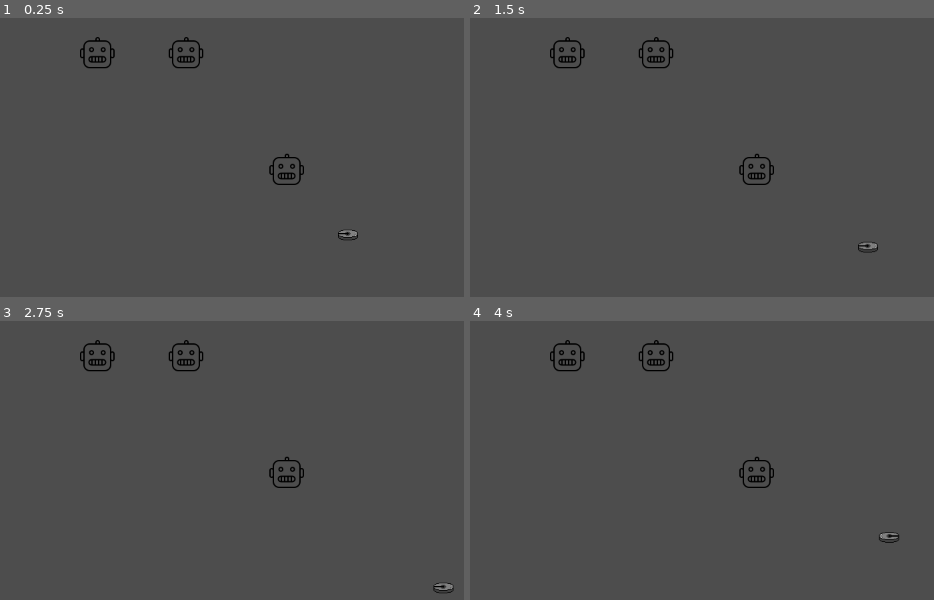
Above: before the commit, frames 1-4 (two rows, left to right).
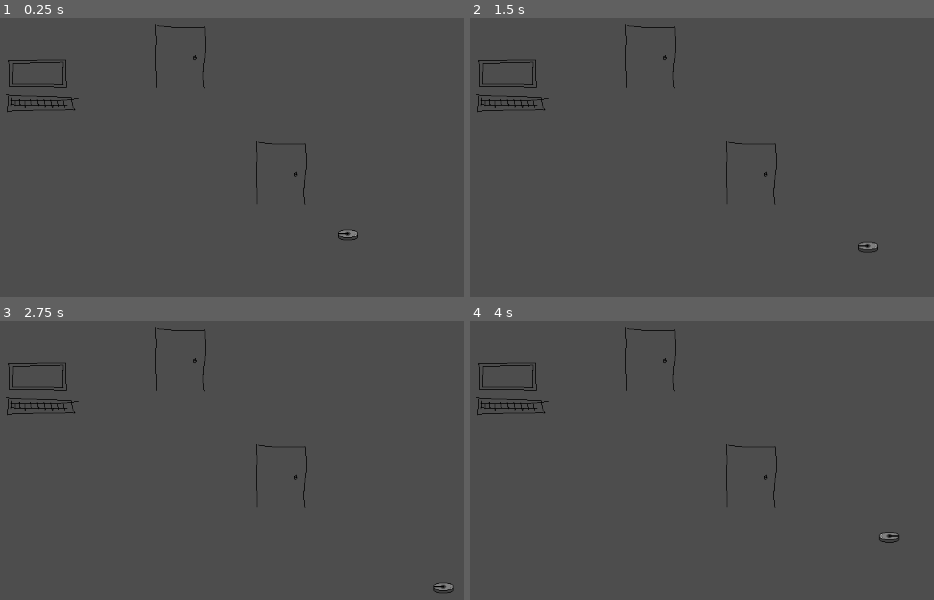
Above: after the commit, the same moments.

Repository: Black-Sheep-Studios/wire-hacking-robots
Game: Godot game, scene res://game.tscn
Two runs of this game, one before a commit and one after it. Both use one fixed random seed, a clock stepped at 60 frames per second and the inputs below.
Inputs (mouse positions are in pixels of both pictures, inside the frame that each line leads up to):
- Up to frame 1 (0.25 s): no input
- Up to frame 2 (1.5 s): tap Enter at 0.5 s; move the mouse to (outside the picture) at 0.52 s; hold D (move_right) 0.53-1.28 s; tap Space (primary_action) at 0.6, 1.35 s; move the mouse to (650, 224) at 1.27 s; hold S (move_down) from 1.28 s (still down)
- Up to frame 3 (2.75 s): move the mouse to (422, 418) at 2.02 s; release S (move_down) at 2.03 s; hold D (move_right) from 2.03 s (still down); tap Space (primary_action) at 2.1 s
- Up to frame 4 (4 s): tap Space (primary_action) at 2.75, 2.85, 3.6 s; move the mouse to (771, 588) at 2.77 s; release D (move_right) at 2.78 s; hold W (move_up) 2.78-3.53 s; move the mouse to (outside the picture) at 3.52 s; hold A (move_left) from 3.53 s (still down)

The runs differ from the first frame. In frame 1, 1.3% of the frame differs, in the area x 1-67%, y 2-67%; in frame 2, 1.3%; in frame 3, 1.3%; in frame 4, 1.3%.

Commit message:
placeholder computer, door sprites

Diff:
--- a/game/world/door.gd
+++ b/game/world/door.gd
@@ -3,7 +3,7 @@
 extends Node2D
 
 
-@onready var sprite: Sprite2D = $Sprite
+@onready var sprite: AnimatedSprite2D = $Sprite
 @export var open_trigger: Trigger
 
 var is_open: bool = false
@@ -16,3 +16,7 @@
 func _toggle() -> void:
 	is_open = !is_open
 	print("Door ", get_path(), " is open:", is_open)
+	if is_open:
+		sprite.play("open")
+	else:
+		sprite.play("close")
--- /dev/null
+++ b/game/world/door_spritesheet.tres
@@ -0,0 +1,30 @@
+[gd_resource type="SpriteFrames" load_steps=4 format=3 uid="uid://k12rtg016xot"]
+
+[ext_resource type="Texture2D" uid="uid://bjoryiko1ile1" path="res://assets/graphics/door.png" id="1_02us2"]
+
+[sub_resource type="AtlasTexture" id="AtlasTexture_4v1sd"]
+atlas = ExtResource("1_02us2")
+region = Rect2(0, 0, 128, 128)
+
+[sub_resource type="AtlasTexture" id="AtlasTexture_ahm7j"]
+atlas = ExtResource("1_02us2")
+region = Rect2(0, 128, 128, 128)
+
+[resource]
+animations = [{
+"frames": [{
+"duration": 1.0,
+"texture": SubResource("AtlasTexture_4v1sd")
+}],
+"loop": true,
+"name": &"close",
+"speed": 5.0
+}, {
+"frames": [{
+"duration": 1.0,
+"texture": SubResource("AtlasTexture_ahm7j")
+}],
+"loop": true,
+"name": &"open",
+"speed": 5.0
+}]
--- a/scenes/test/test_overworld.tscn
+++ b/scenes/test/test_overworld.tscn
@@ -7,23 +7,24 @@
 [ext_resource type="Script" path="res://game/robot/robot_stats.gd" id="4_fhs0o"]
 [ext_resource type="Script" path="res://game/world/door.gd" id="5_871bv"]
 [ext_resource type="Script" path="res://game/entities/trigger.gd" id="6_h3vra"]
-[ext_resource type="Texture2D" uid="uid://b8hjnp51lroil" path="res://assets/graphics/temp_robot.svg" id="6_kndo3"]
 [ext_resource type="Script" path="res://game/entities/open_interaction.gd" id="6_lyq78"]
 [ext_resource type="PackedScene" uid="uid://du5i0mh3mkwuq" path="res://scenes/test/test_hack_scene.tscn" id="9_3afsu"]
+[ext_resource type="SpriteFrames" uid="uid://k12rtg016xot" path="res://game/world/door_spritesheet.tres" id="9_esgxa"]
 [ext_resource type="Script" path="res://game/entities/hack_interaction.gd" id="10_phr4h"]
+[ext_resource type="Texture2D" uid="uid://84370kw6vytb" path="res://assets/graphics/computer.png" id="10_vai7r"]
 
 [sub_resource type="Resource" id="Resource_1j45n"]
 script = ExtResource("4_fhs0o")
 move_speed = 100
 
 [sub_resource type="RectangleShape2D" id="RectangleShape2D_48kf8"]
-size = Vector2(41, 42)
+size = Vector2(82, 103)
 
 [sub_resource type="RectangleShape2D" id="RectangleShape2D_t8f5p"]
-size = Vector2(41, 40)
+size = Vector2(105, 80)
 
 [sub_resource type="RectangleShape2D" id="RectangleShape2D_im05h"]
-size = Vector2(39, 41)
+size = Vector2(82, 103)
 
 [node name="TestOverworld" type="Node2D"]
 script = ExtResource("1_eur80")
@@ -50,22 +51,23 @@
 [node name="OpenTrigger" type="Node" parent="Door"]
 script = ExtResource("6_h3vra")
 
-[node name="Sprite" type="Sprite2D" parent="Door"]
-texture = ExtResource("6_kndo3")
-
 [node name="CollisionShape2D" type="CollisionShape2D" parent="Door"]
-position = Vector2(-0.5, 0)
+position = Vector2(-9, 4.5)
 shape = SubResource("RectangleShape2D_48kf8")
 
+[node name="Sprite" type="AnimatedSprite2D" parent="Door"]
+sprite_frames = ExtResource("9_esgxa")
+animation = &"close"
+
 [node name="Computer" type="StaticBody2D" parent="."]
-position = Vector2(233, 74)
+position = Vector2(145, 128)
 
 [node name="CollisionShape2D" type="CollisionShape2D" parent="Computer"]
-position = Vector2(0.5, -1)
+position = Vector2(4.5, -7)
 shape = SubResource("RectangleShape2D_t8f5p")
 
 [node name="Sprite2D" type="Sprite2D" parent="Computer"]
-texture = ExtResource("6_kndo3")
+texture = ExtResource("10_vai7r")
 
 [node name="HackInteraction" type="Node" parent="Computer" node_paths=PackedStringArray("success_triggers")]
 script = ExtResource("10_phr4h")
@@ -78,11 +80,12 @@
 open_trigger = NodePath("OpenTrigger")
 
 [node name="CollisionShape2D" type="CollisionShape2D" parent="LockedDoor"]
-position = Vector2(0.5, -0.5)
+position = Vector2(-7, 4.5)
 shape = SubResource("RectangleShape2D_im05h")
-
-[node name="Sprite2D" type="Sprite2D" parent="LockedDoor"]
-texture = ExtResource("6_kndo3")
 
 [node name="OpenTrigger" type="Node" parent="LockedDoor"]
 script = ExtResource("6_h3vra")
+
+[node name="Sprite" type="AnimatedSprite2D" parent="LockedDoor"]
+sprite_frames = ExtResource("9_esgxa")
+animation = &"close"
Binary file added: assets/graphics/computer.png
Not shown, added: assets/graphics/computer.png.import
Binary file added: assets/graphics/door.png
Not shown, added: assets/graphics/door.png.import
Not shown: 1 places in scenes/test/test_overworld.tscn that only renumber resources
